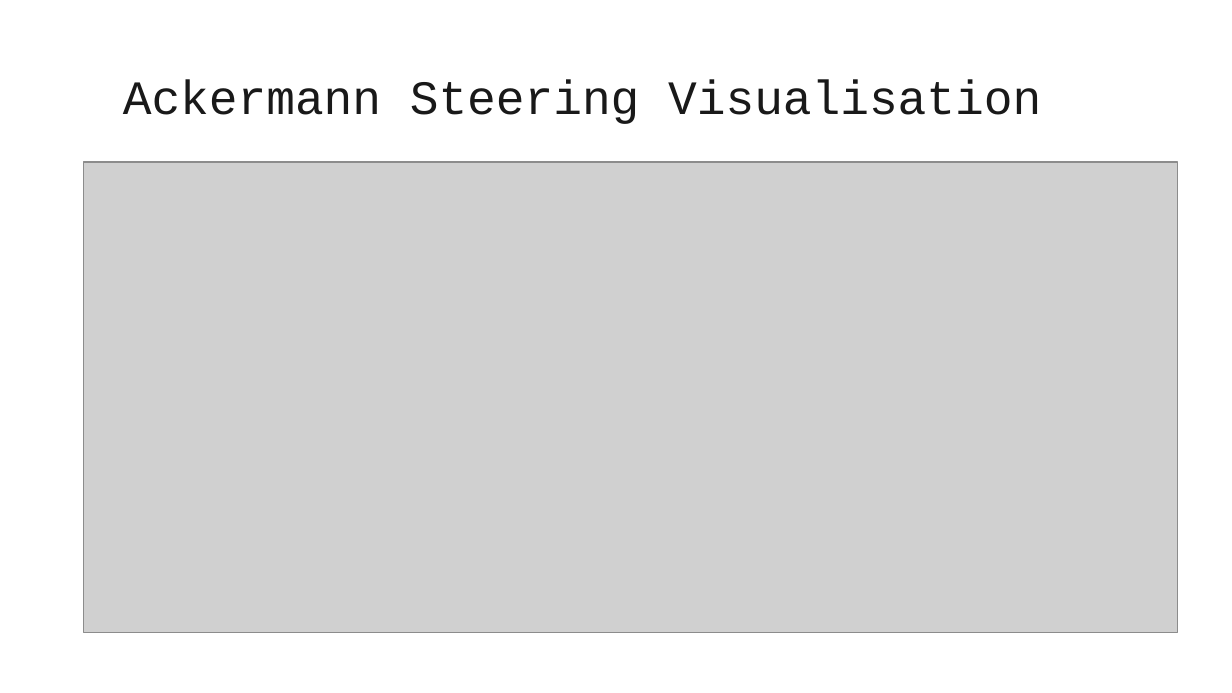
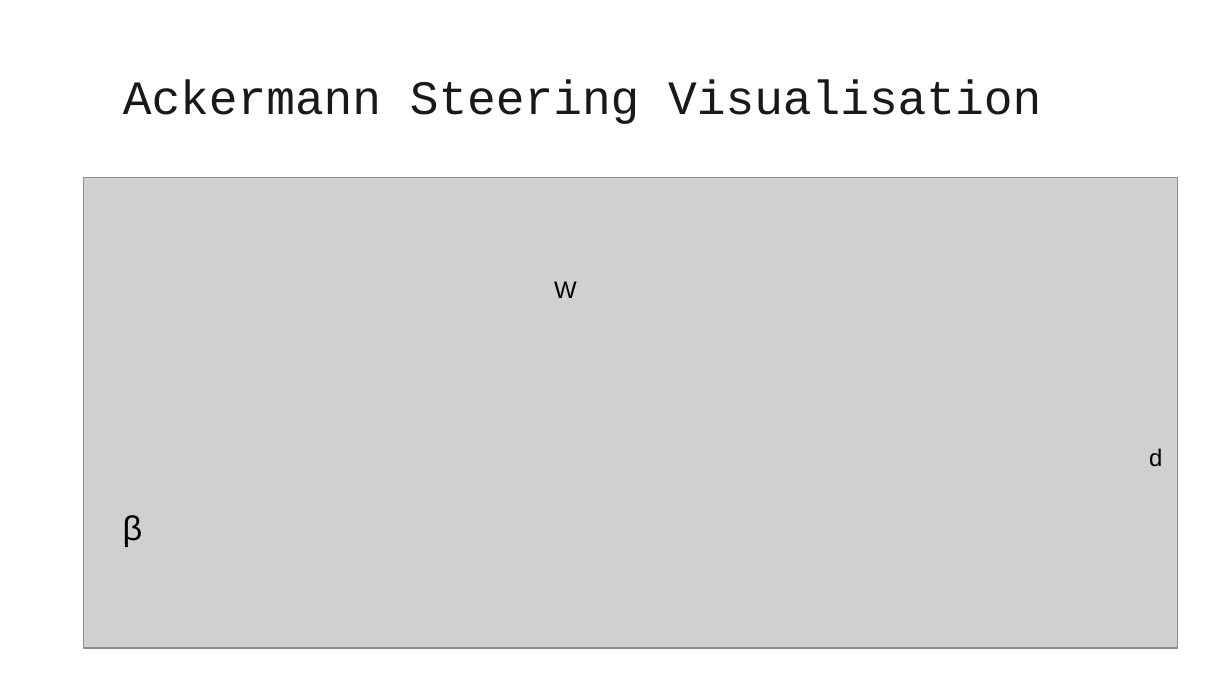
Before and after one commit to AlaistairP/AGV-Project, a slide deck: slide 10 of Presentation/Preliminary Presentation (A4.b).pptx. Drawn at 1232x693 pixels with LibreOffice and Linux fonts; fonts in the diff are those of the drawing; grey boxes stand for pictures. Boxes give left, top, right and bottom in pixels: in the first picture for what was removed or moved away, otherwise in the second. Text is boxed around its words. In the diff, an @@ line names an element or a change of style, - is before the commit and + after.

```diff
--- a/Presentation/Preliminary Presentation (A4.b).pptx
+++ b/Presentation/Preliminary Presentation (A4.b).pptx
@@ picture: place and size @@
-picture at bbox=[84, 161, 1178, 632]
+picture at bbox=[84, 177, 1178, 648]
@@ text added at bbox=[554, 281, 577, 298], 14 pt, text #000000 @@
+W
@@ text added at bbox=[1149, 448, 1162, 467], 14 pt, text #000000 @@
+d
@@ text added at bbox=[123, 515, 143, 547], 20 pt, text #000000 @@
+β
```
Also in this commit, not shown: 3 other slides changed, 1 slide added, 1 slide removed, 1 other file.
